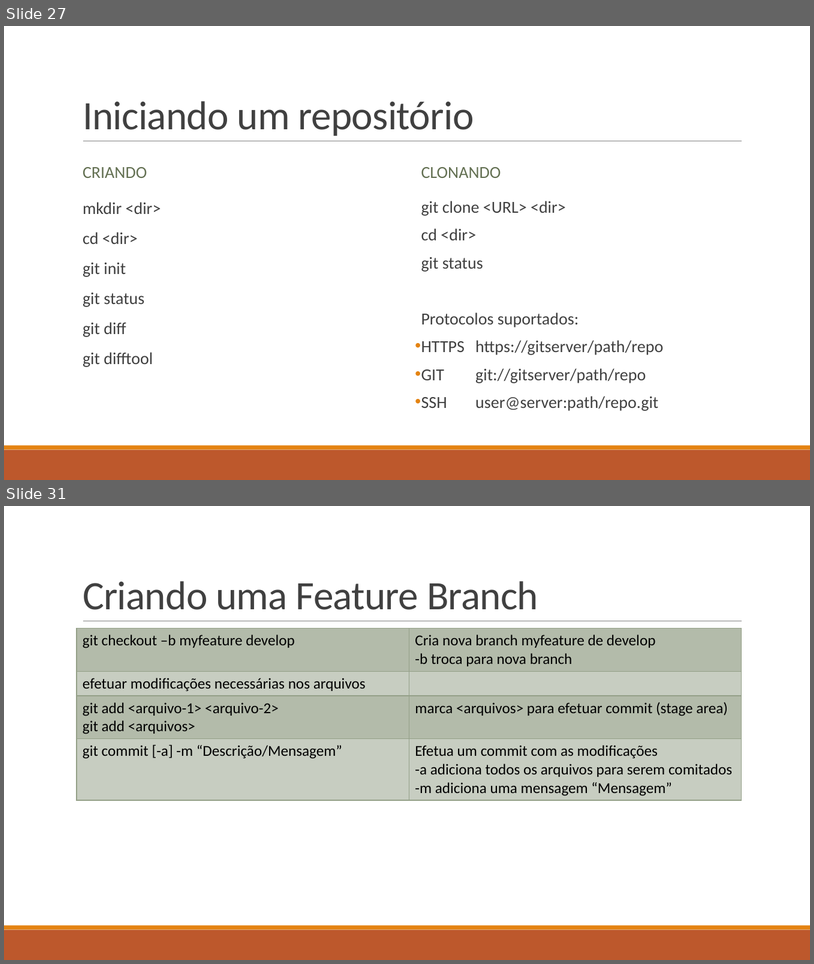
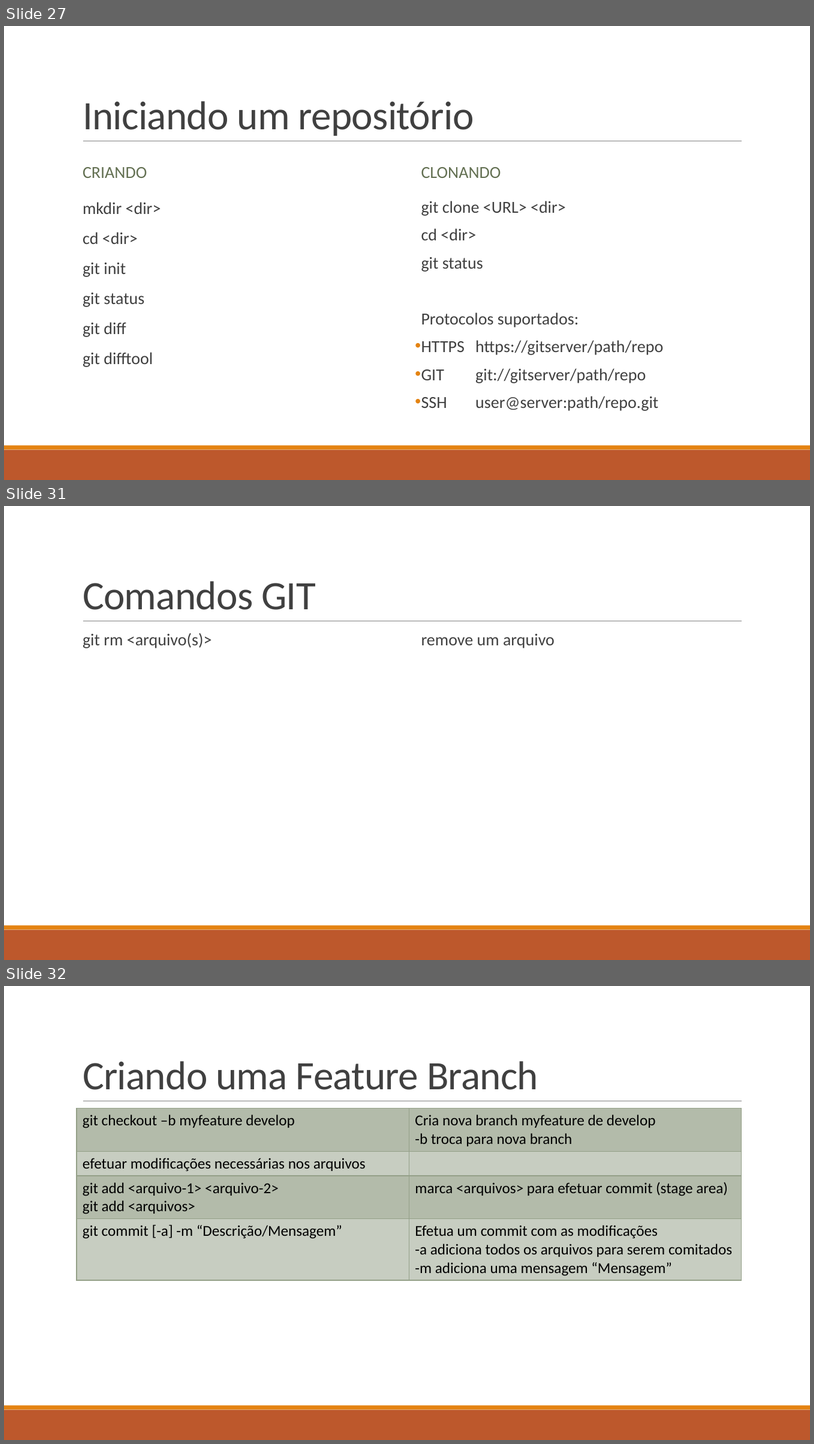
Before and after one commit to ekson73/Docs, a slide deck: GIT 4 VEK.pptx. Shown one above the other, each under a label of ours: slides 27 and 31 before the commit, slides 27, 31 and 32 after it; the slides between them are not shown. The pictures are 814x964 and 814x1444 pixels, drawn with LibreOffice and Linux fonts; fonts in the diff are those of the drawing. Boxes give left, top, right and bottom in pixels: in the first picture for what was removed or moved away, otherwise in the second. Text is boxed around its words. In the diff, an @@ line names an element or a change of style, - is before the commit and + after.

```diff
--- a/GIT 4 VEK.pptx
+++ b/GIT 4 VEK.pptx
@@ slide 31 added at [4,506,810,960], background #FFFFFF; not listed: 3 template elements that a slide beside it also shows @@
@@ title added at [83,581,316,610], 48 pt, text #404040 @@
+Comandos GIT
@@ text added at [83,633,212,648], 20 pt, text #404040 @@
+  git rm <arquivo(s)>
@@ text added at [422,633,555,648], 20 pt, text #404040 @@
+  remove um arquivo
@@ what was slide 31 is now slide 32 @@
```
Also in this commit, not shown: 3 slides changed.
